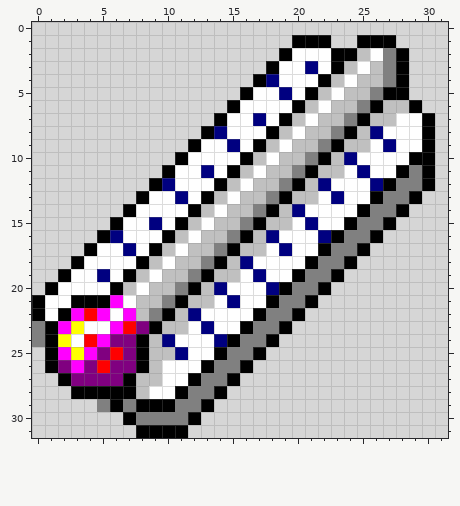
File history of a pixel-art sprite, Delivery/bench/bitmaps/png/icon_degree-3.png. Above: the version before the commit.
The file is 32x32 pixels.
Now the later version:
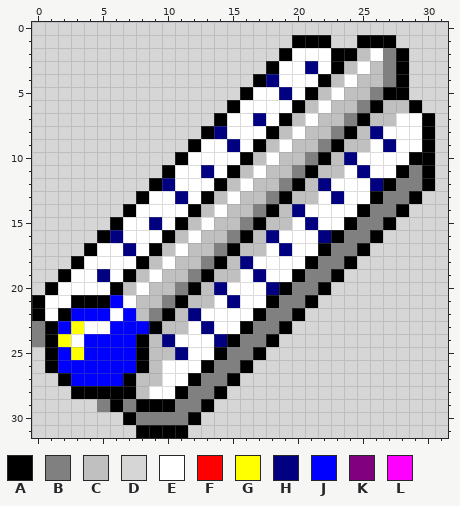
Palette (. is transparent): A #000000  B #808080  C #c0c0c0  D #d6d6d6  E #ffffff  F #ff0000  G #ffff00  H #000080  J #0000ff  K #800080  L #ff00ff
The exact change:
The author changed colour F to colour J in row 22 at x 4; in row 23 at x 7; in row 24 at x 4; in row 25 at x 6; in row 26 at x 5.
The author changed colour K to colour J in row 23 at x 8; in row 24 at x 6 to 7; in row 25 at x 5 and 7; in row 26 at x 2, 4 and 6 to 7; in row 27 at x 3 to 6.
The author changed colour L to colour J in row 21 at x 6; in row 22 at x 3, 5 and 7; in row 23 at x 2 and 6; in row 24 at x 5; in row 25 at x 2 and 4; in row 26 at x 3.
Boxes around the changes in both pictures, in picture pixels (x1, y1, x2, y2):
changed: (58, 295, 149, 386)
